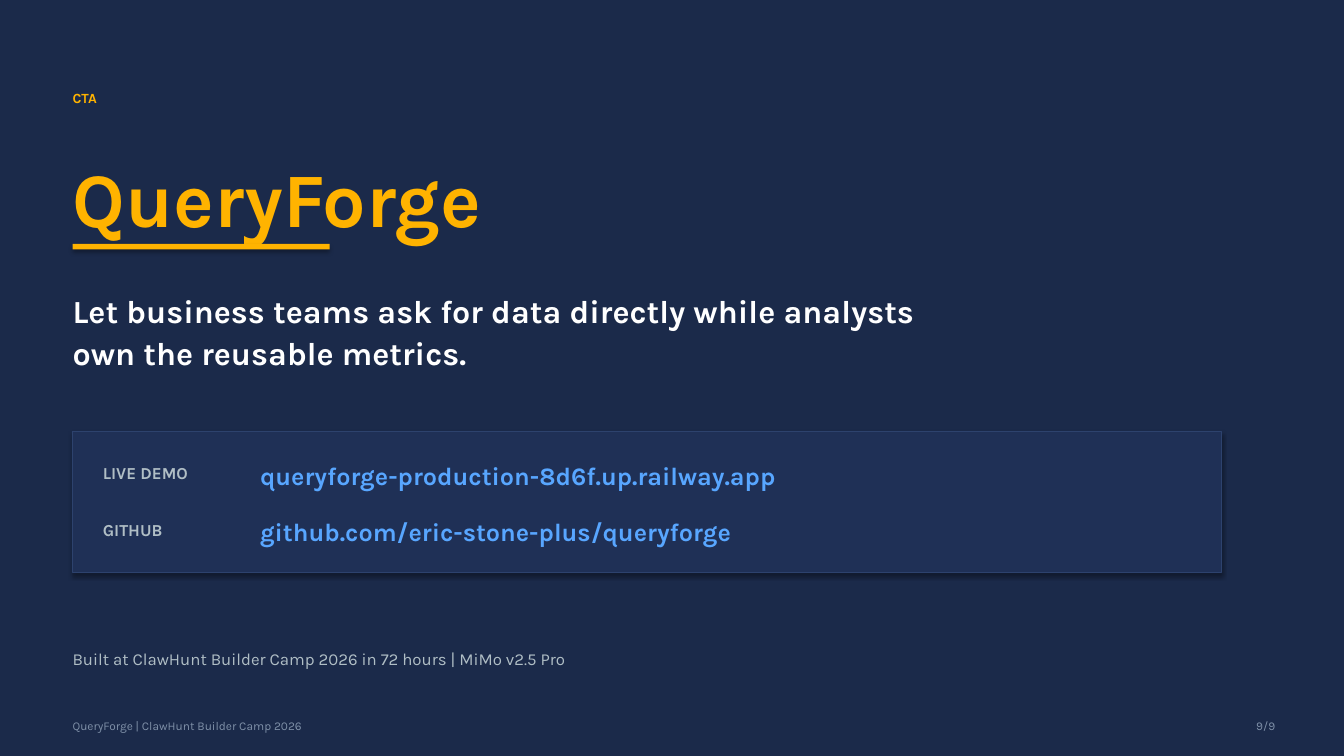
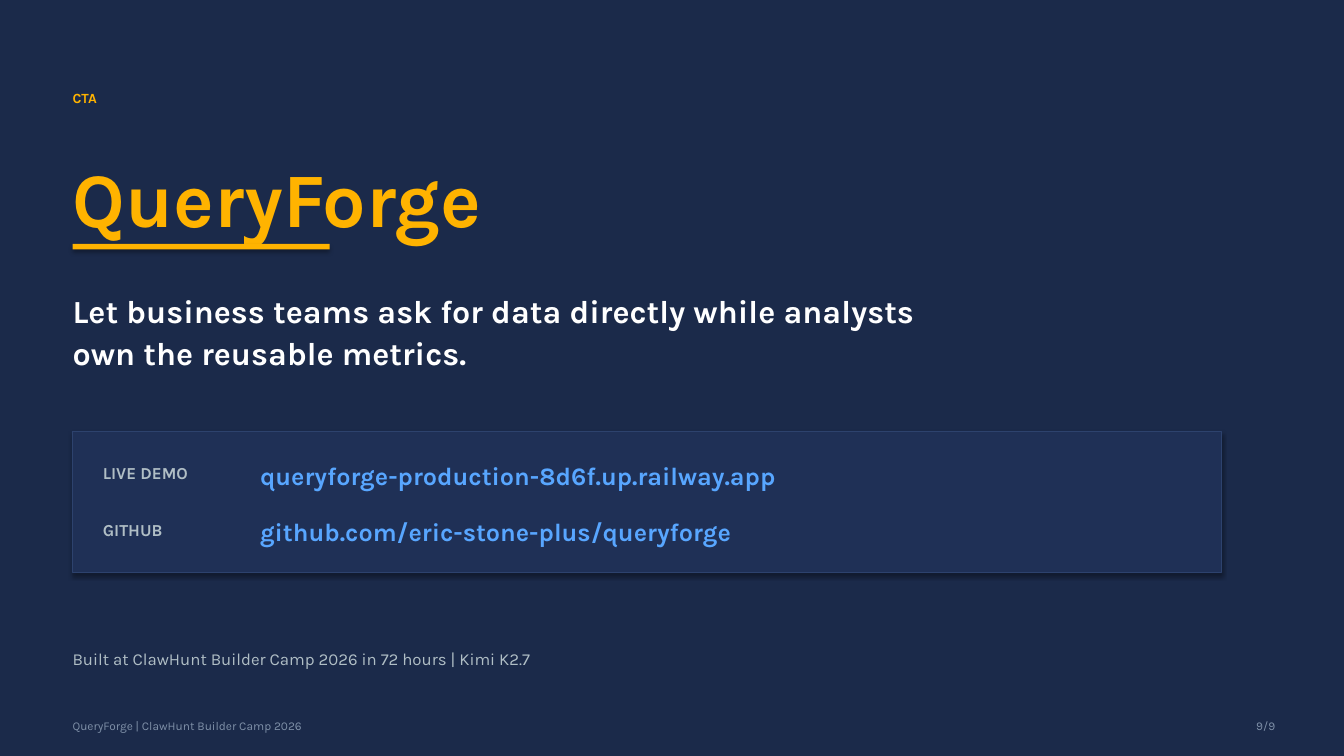
Before and after one commit to eric-stone-plus/queryforge, a slide deck: slide 9 of assets/QueryForge-Pitch-EN.pptx. Drawn at 1344x756 pixels with LibreOffice and Linux fonts; fonts in the diff are those of the drawing. Boxes give left, top, right and bottom in pixels: in the first picture for what was removed or moved away, otherwise in the second. Text is boxed around its words. In the diff, an @@ line names an element or a change of style, - is before the commit and + after.

Commit message:
feat: switch demo to Kimi and improve mobile layout

```diff
--- a/assets/QueryForge-Pitch-EN.pptx
+++ b/assets/QueryForge-Pitch-EN.pptx
@@ text at (73, 653, 530, 669): text changed @@
-Built at ClawHunt Builder Camp 2026 in 72 hours | MiMo v2.5 Pro
+Built at ClawHunt Builder Camp 2026 in 72 hours | Kimi K2.7
```
Also in this commit, not shown: 1 other slide changed, 50 other files.
